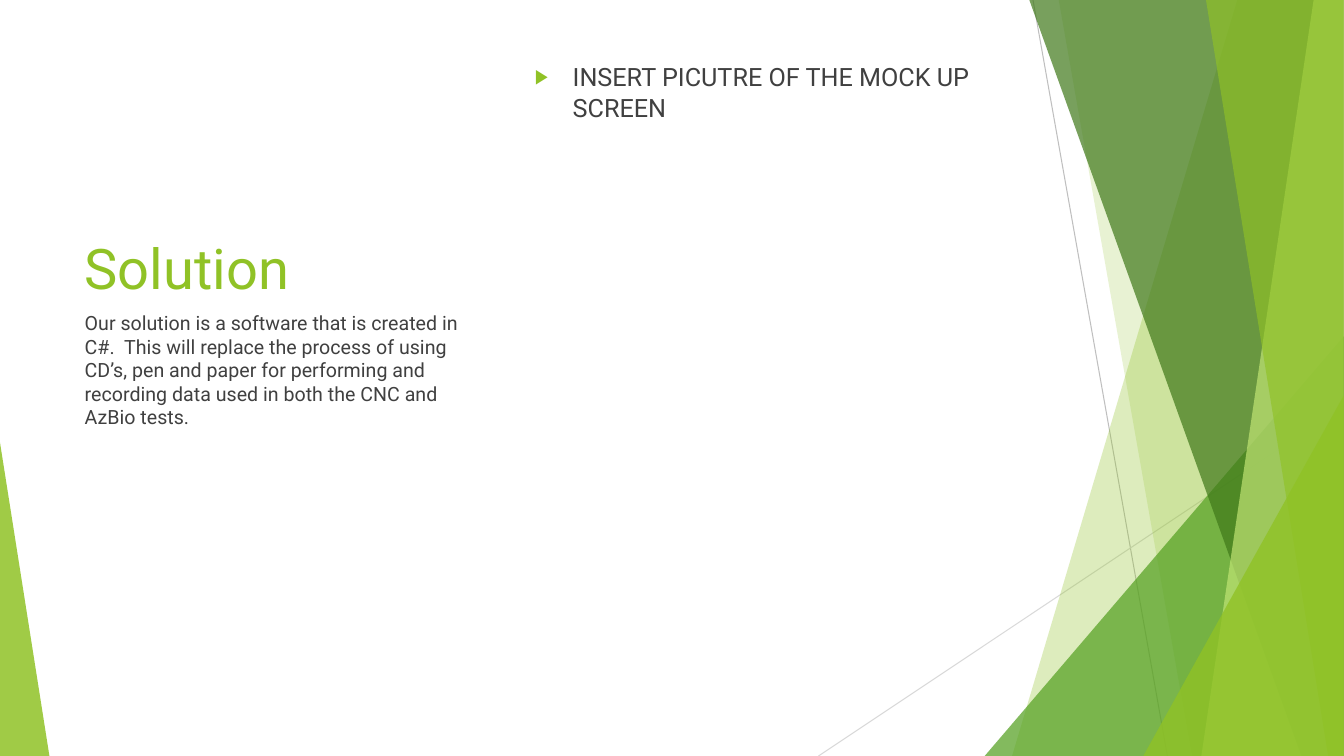
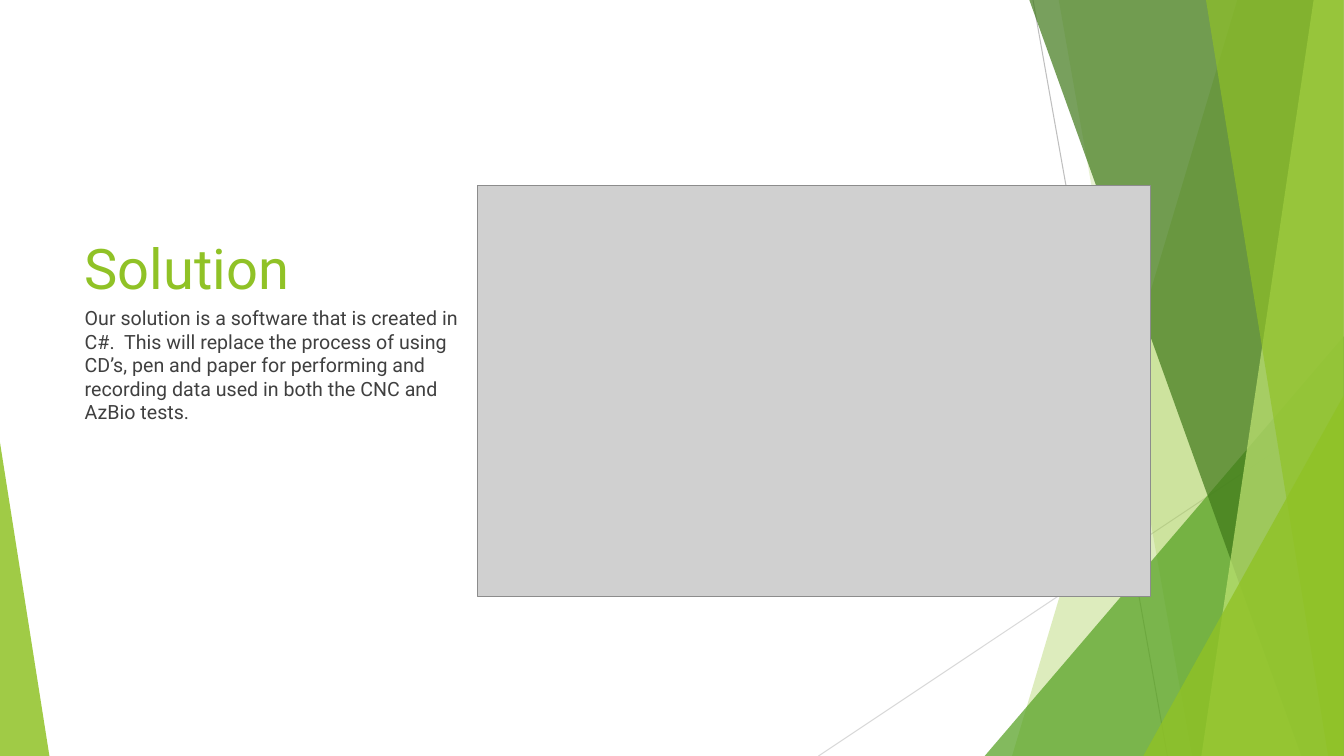
Before and after one commit to djklup/Capstone, a slide deck: slide 6 of TestBuilders.pptx. Drawn at 1344x756 pixels with LibreOffice and Linux fonts; fonts in the diff are those of the drawing; grey boxes stand for pictures. Boxes give left, top, right and bottom in pixels: in the first picture for what was removed or moved away, otherwise in the second. Text is boxed around its words. In the diff, an @@ line names an element or a change of style, - is before the commit and + after.

Commit message:
Add screen shot of the mock-up to Slide

```diff
--- a/TestBuilders.pptx
+++ b/TestBuilders.pptx
@@ text removed at (573, 68, 969, 118) @@
-▶ INSERT PICUTRE OF THE MOCK UP SCREEN
@@ picture added at (477, 186, 1150, 596) @@
@@ text "Our solution is a software ...": place and size @@
-text "Our solution is a software ..." at (85, 315, 458, 424)
+text "Our solution is a software ..." at (85, 310, 458, 419)
```
Also in this commit, not shown: 1 other slide changed, 2 other files.
